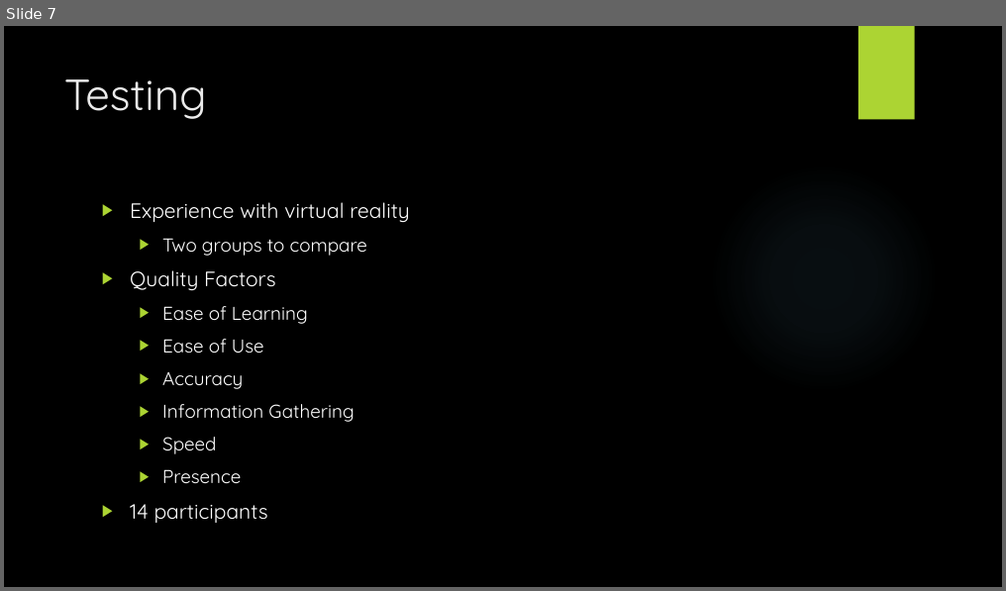
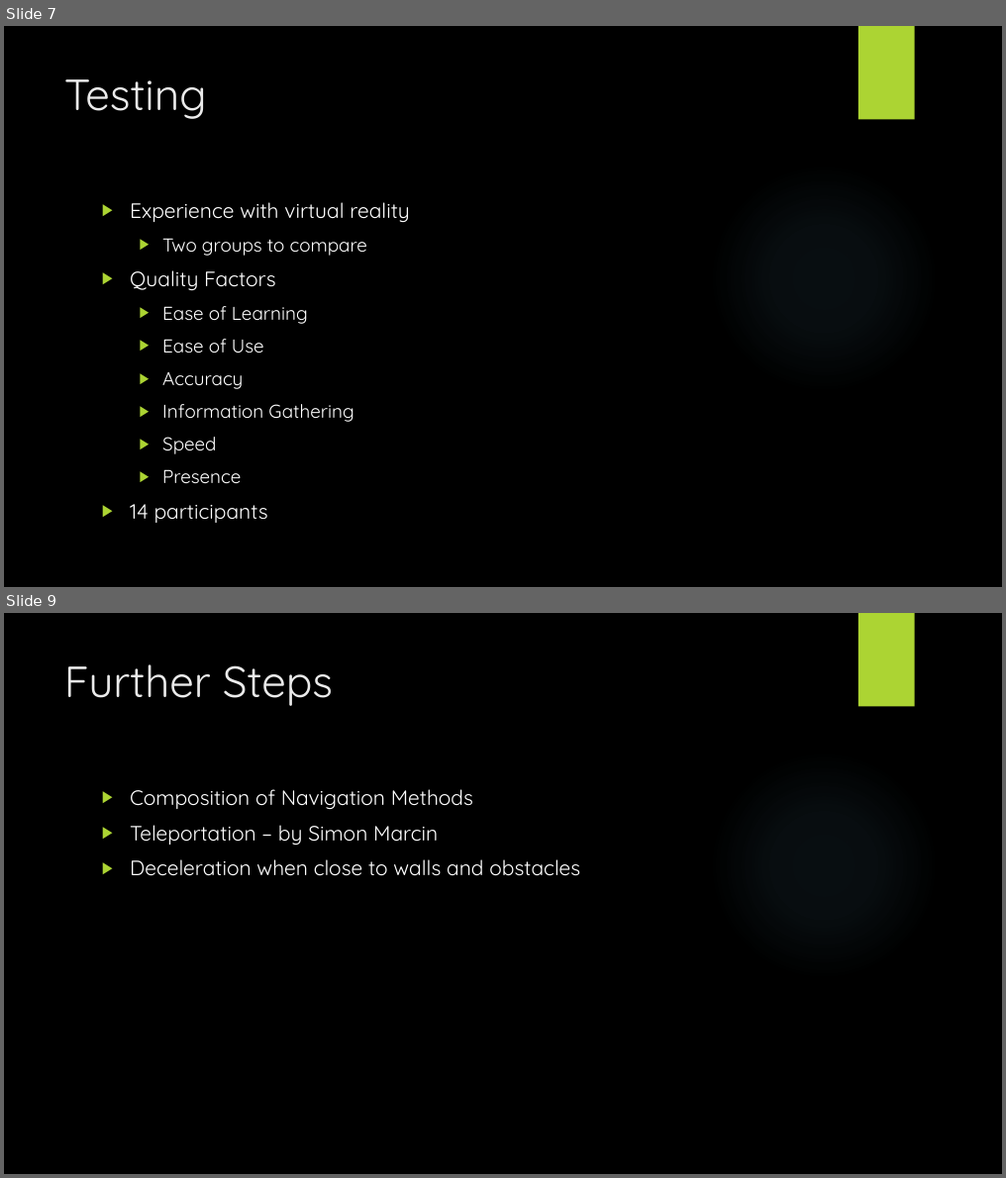
Before and after one commit to c4tTi/navVR, a slide deck: documents/presentation/Navigation in VR Space.pptx. Shown one above the other, each under a label of ours: slide 7 before the commit, slides 7 and 9 after it; the slides between them are not shown. The pictures are 1006x591 and 1006x1178 pixels, drawn with LibreOffice and Linux fonts; fonts in the diff are those of the drawing; background and template pictures are left out. Boxes give left, top, right and bottom in pixels: in the first picture for what was removed or moved away, otherwise in the second. Text is boxed around its words. In the diff, an @@ line names an element or a change of style, - is before the commit and + after.

```diff
--- a/documents/presentation/Navigation in VR Space.pptx
+++ b/documents/presentation/Navigation in VR Space.pptx
@@ slide 9 added at bbox=[4, 613, 1002, 1174], background picture (left out); not listed: 2 template elements that a slide beside it also shows @@
@@ title added at bbox=[64, 664, 333, 706], 42 pt, text #EBEBEB @@
+Further Steps
@@ text added at bbox=[130, 789, 580, 876], 20 pt, text #FFFFFF @@
+▶ Composition of Navigation Methods
+▶ Teleportation – by Simon Marcin
+▶ Deceleration when close to walls and obstacles
```
Also in this commit, not shown: 1 slide changed, 1 other slide added, 1 slide removed.
